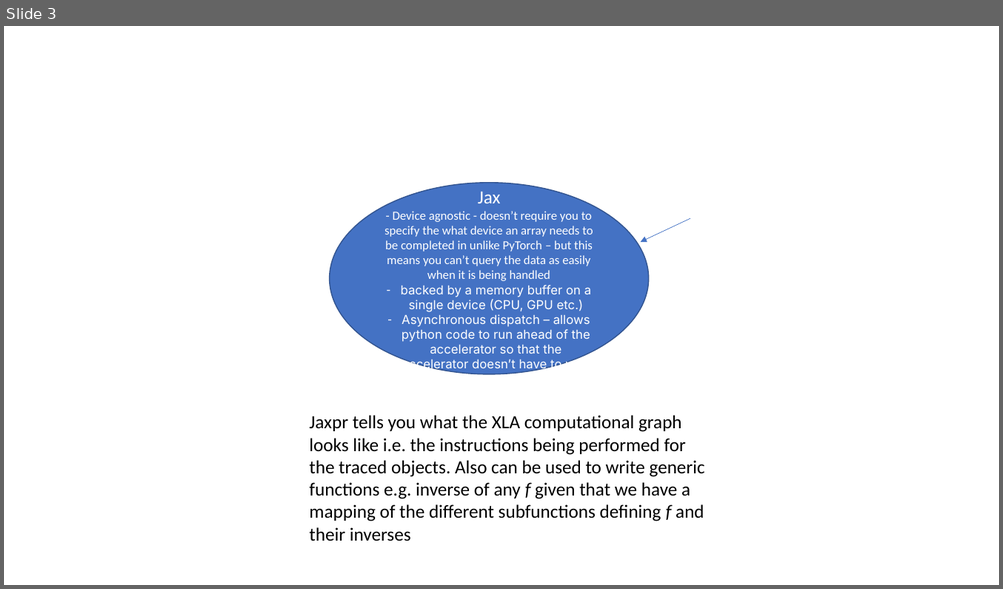
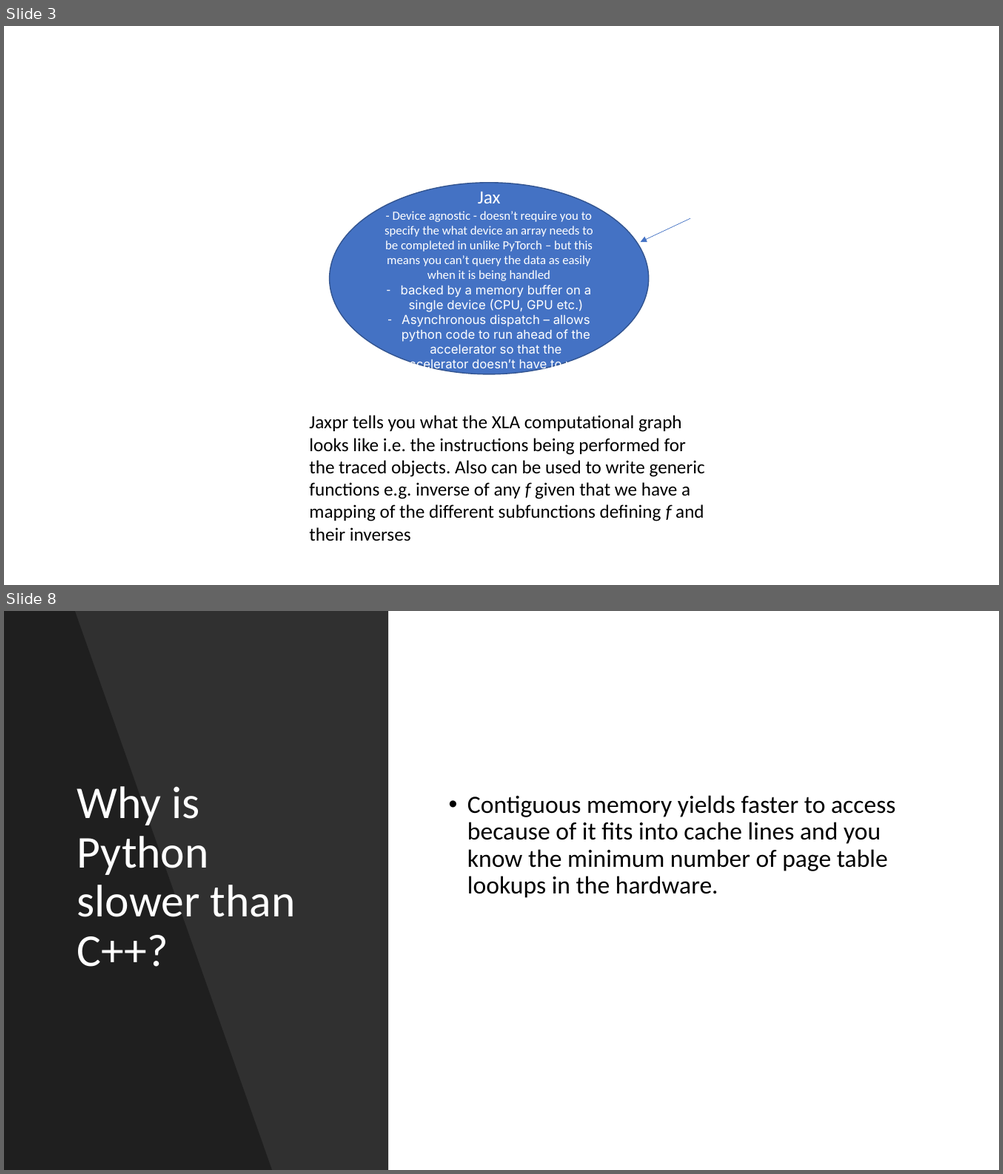
Before and after one commit to francisa6/Leetcode, a slide deck: Leetcode_Topics.pptx. Shown one above the other, each under a label of ours: slide 3 before the commit, slides 3 and 8 after it; the slides between them are not shown. The pictures are 1003x589 and 1003x1174 pixels, drawn with LibreOffice and Linux fonts; fonts in the diff are those of the drawing. Boxes give left, top, right and bottom in pixels: in the first picture for what was removed or moved away, otherwise in the second. Text is boxed around its words. In the diff, an @@ line names an element or a change of style, - is before the commit and + after.

```diff
--- a/Leetcode_Topics.pptx
+++ b/Leetcode_Topics.pptx
@@ slide 8 added at (4, 611, 999, 1170), background #FFFFFF @@
@@ rectangle added at (4, 611, 388, 1170), fill #000000 at 81% opacity @@
@@ freeform shape added at (4, 611, 272, 1170), fill #000000 at 35% opacity @@
@@ title added at (77, 786, 296, 967), 44 pt, text #FFFFFF @@
+Why is Python slower than C++?
@@ text added at (467, 795, 895, 898), 24 pt, text #000000 @@
+• Contiguous memory yields faster to access because of it fits into cache lines and you know the minimum number of page table lookups in the hardware.
```
Also in this commit, not shown: 25 other slides added, 45 other files.
